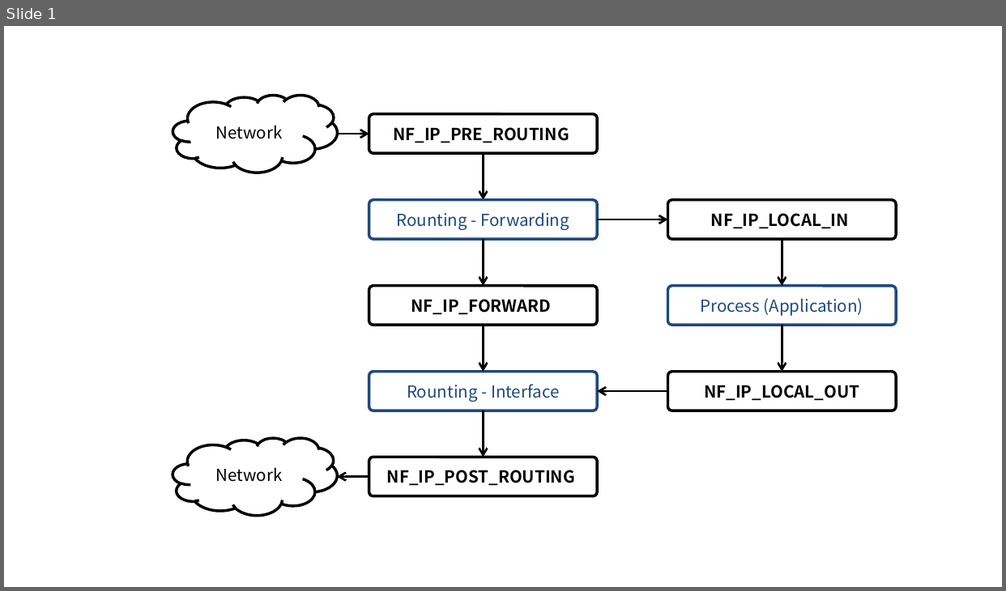
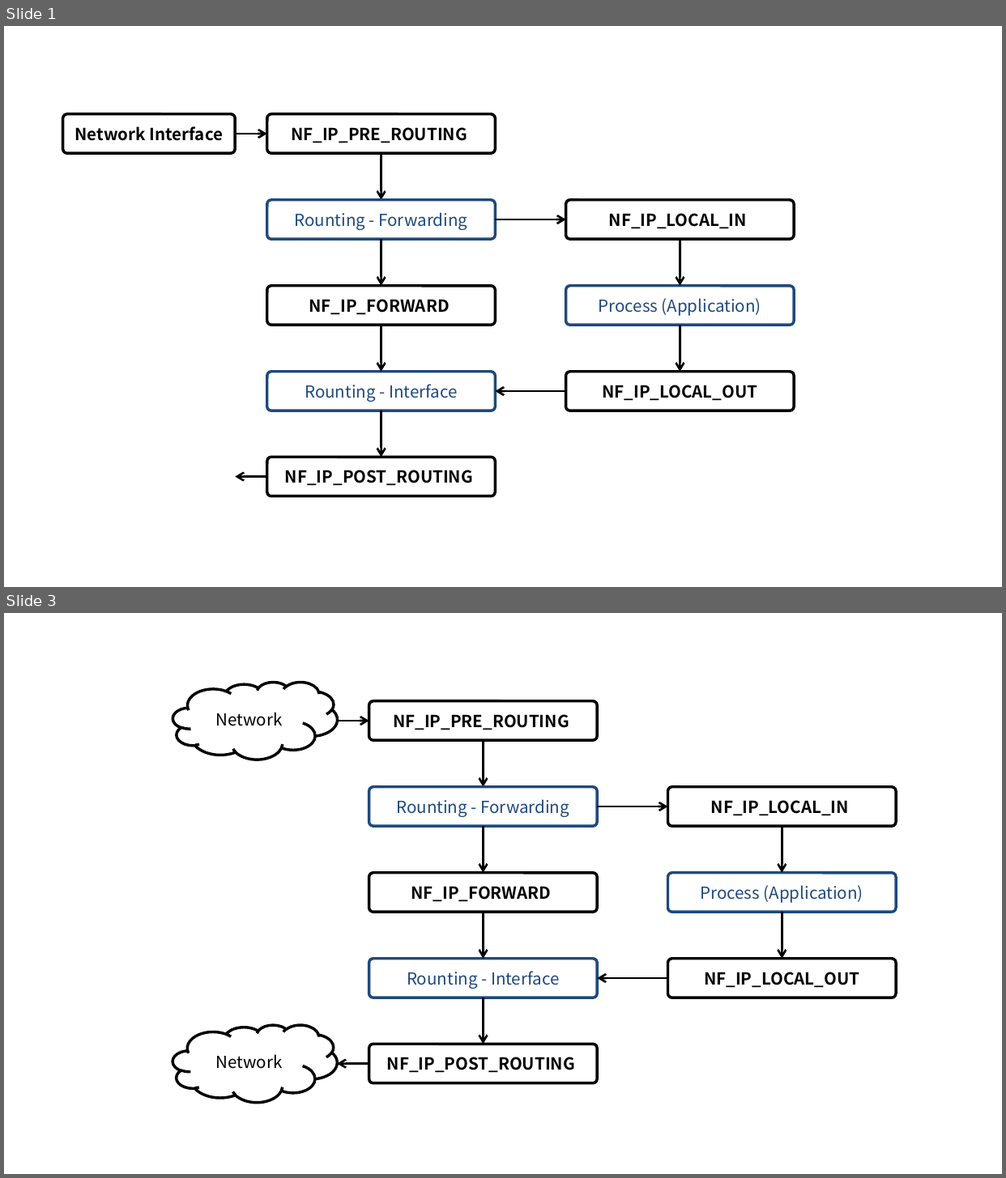
Before and after one commit to ssup2/blog-old, a slide deck: images/theory_analysis/Kubernetes_Service_Network/Kubernetes_Service_Network.pptx. Shown one above the other, each under a label of ours: slide 1 before the commit, slides 1 and 3 after it; the slides between them are not shown. The pictures are 1006x591 and 1006x1178 pixels, drawn with LibreOffice and Linux fonts; fonts in the diff are those of the drawing. Boxes give left, top, right and bottom in pixels: in the first picture for what was removed or moved away, otherwise in the second. Text is boxed around its words. In the diff, an @@ line names an element or a change of style, - is before the commit and + after.

Commit message:
Update kubernetes network

```diff
--- a/images/theory_analysis/Kubernetes_Service_Network/Kubernetes_Service_Network.pptx
+++ b/images/theory_analysis/Kubernetes_Service_Network/Kubernetes_Service_Network.pptx
@@ slide 1 added at [4,26,1002,587], background #FFFFFF @@
@@ rounded rectangle added at [63,113,235,152], fill #FFFFFF, outline #000000 2 pt, 12 pt, text #000000, bold @@
+Network Interface
@@ rounded rectangle added at [267,113,496,152], fill #FFFFFF, outline #000000 2 pt, 12 pt, text #000000, bold @@
+NF_IP_PRE_ROUTING
@@ arrow added from (236, 134) to (267, 134), #000000 1.5 pt @@
@@ arrow added from (381, 154) to (381, 199), #000000 1.5 pt @@
@@ rounded rectangle added at [267,199,496,238], fill #FFFFFF, outline #1F497D 2 pt, 12 pt, text #1F497D @@
+Rounting - Forwarding
@@ arrow added from (495, 220) to (566, 220), #000000 1.5 pt @@
@@ rounded rectangle added at [566,199,795,238], fill #FFFFFF, outline #000000 2 pt, 12 pt, text #000000, bold @@
+NF_IP_LOCAL_IN
@@ arrow added from (381, 240) to (381, 285), #000000 1.5 pt @@
@@ arrow added from (680, 240) to (680, 285), #000000 1.5 pt @@
@@ rounded rectangle added at [267,285,496,324], fill #FFFFFF, outline #000000 2 pt, 12 pt, text #000000, bold @@
+NF_IP_FORWARD
@@ rounded rectangle added at [566,285,795,324], fill #FFFFFF, outline #1F497D 2 pt, 12 pt, text #1F497D @@
+Process (Application)
@@ arrow added from (381, 326) to (381, 371), #000000 1.5 pt @@
@@ arrow added from (680, 326) to (680, 371), #000000 1.5 pt @@
@@ rounded rectangle added at [267,371,496,410], fill #FFFFFF, outline #1F497D 2 pt, 12 pt, text #1F497D @@
+Rounting - Interface
@@ rounded rectangle added at [566,371,795,410], fill #FFFFFF, outline #000000 2 pt, 12 pt, text #000000, bold @@
+NF_IP_LOCAL_OUT
@@ arrow added from (381, 412) to (381, 457), #000000 1.5 pt @@
@@ arrow added from (566, 391) to (495, 391), #000000 1.5 pt @@
@@ rounded rectangle added at [267,457,496,496], fill #FFFFFF, outline #000000 2 pt, 12 pt, text #000000, bold @@
+NF_IP_POST_ROUTING
@@ arrow added from (267, 477) to (236, 477), #000000 1.5 pt @@
@@ what was slide 1 is now slide 3 @@
```
Also in this commit, not shown: 1 other slide added, 2 other files.
